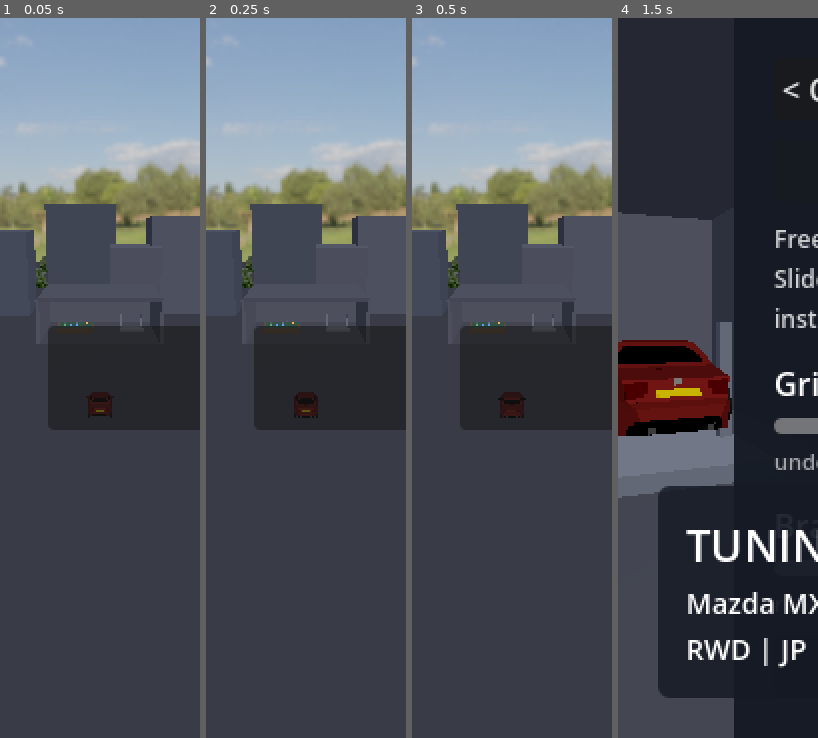
Above: before the commit, frames 1-4 (left to right).
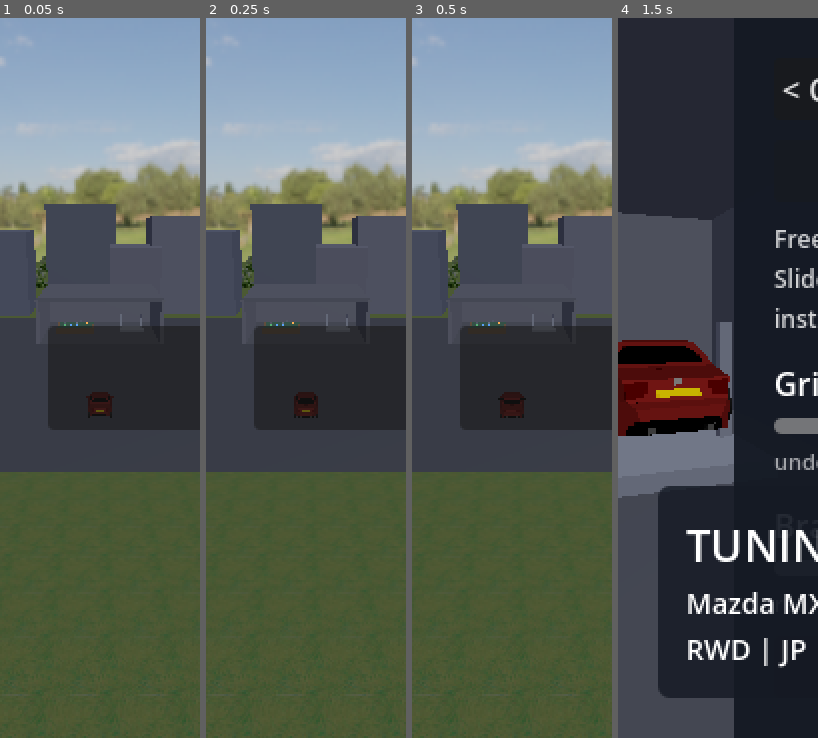
Above: after the commit, the same moments.

Repository: felixxwu/TAPPA
Game: Godot game, scene res://hq.tscn
Two runs of this game, one before a commit and one after it. Both use one fixed random seed, a clock stepped at 60 frames per second and the inputs below.
Inputs (mouse positions are in pixels of both pictures, inside the frame that each line leads up to):
- Up to frame 1 (0.05 s): no input
- Up to frame 2 (0.25 s): no input
- Up to frame 3 (0.5 s): no input
- Up to frame 4 (1.5 s): tap Enter (menu_select) at 0.5 s; move the mouse to (762, 342) at 0.52 s; hold Right (menu_right) 0.53-1.25 s; tap C (cycle_camera) at 0.6 s; click (762, 342) at 0.67 s; drag from (678, 414) to (708, 522) at 1.27 s

The runs differ from the first frame. In frame 1, 37% of the frame differs, in the area x 0-100%, y 33-100%; in frame 2, 37%; in frame 3, 37%; in frame 4, nothing differs.

Commit message:
HQ: grass-textured ground with a grey concrete apron at the lot
The HQ floor was one flat grey plane. Split it into a grass-textured field (the run
scene's textures/grass.jpg, tiled by terrain_tile_per_meter) with a grey concrete
apron laid on top around the garage + car park, so the lot reads as paved and
everything beyond it as open field. New GameConfig knobs hq_concrete_center /
hq_concrete_size place the apron. features/menus.md updated.

Co-Authored-By: Claude Opus 4.8 <noreply@anthropic.com>
Claude-Session: https://claude.ai/code/session_01DaEWcsQGKd6MFNHVy7E8eH

Diff:
--- a/rally/scripts/game_config.gd
+++ b/rally/scripts/game_config.gd
@@ -368,6 +368,10 @@
 @export var hq_carpark_origin := Vector3(0.0, 0.0, 26.0)
 ## Garage interior footprint (m): floor X/Z extent; walls + roof are built from it.
 @export var hq_garage_size := Vector2(14.0, 12.0)
+## Grey concrete apron under the garage + car park: centre (XZ) and size (X, Z). Laid
+## over the grass-textured ground so the lot reads as paved and the rest as field.
+@export var hq_concrete_center := Vector3(0.0, 0.0, 13.0)
+@export var hq_concrete_size := Vector2(48.0, 44.0)
 ## Map table: centre position, block size, and the 3D map plane laid on its top.
 @export var hq_table_pos := Vector3(-3.0, 0.0, -0.2)
 @export var hq_table_size := Vector3(4.6, 0.9, 3.4)
--- a/rally/scripts/hq.gd
+++ b/rally/scripts/hq.gd
@@ -171,14 +171,33 @@
 	sun.light_energy = 1.1
 	add_child(sun)
 
-	var ground := MeshInstance3D.new()
-	var plane := PlaneMesh.new()
-	plane.size = Vector2(240.0, 240.0)
-	ground.mesh = plane
-	var mat := StandardMaterial3D.new()
-	mat.albedo_color = Color(0.18, 0.19, 0.22)
-	ground.material_override = mat
-	add_child(ground)
+	var cfg: GameConfig = Config.data
+	# Grass field covering the whole lot, with the concrete apron (below) laid on top
+	# around the garage + car park. The grass uses the same texture as the run scene's
+	# terrain, tiled to match (terrain_tile_per_meter), sitting a hair below the apron.
+	var grass_size := 240.0
+	var grass := MeshInstance3D.new()
+	var grass_plane := PlaneMesh.new()
+	grass_plane.size = Vector2(grass_size, grass_size)
+	grass.mesh = grass_plane
+	grass.position.y = -0.02  # just under the concrete so the apron wins where they overlap
+	var grass_mat := StandardMaterial3D.new()
+	grass_mat.albedo_texture = load("res://textures/grass.jpg")
+	var tiles := grass_size * cfg.terrain_tile_per_meter
+	grass_mat.uv1_scale = Vector3(tiles, tiles, 1.0)
+	grass.material_override = grass_mat
+	add_child(grass)
+
+	# Grey concrete apron around the garage + car park (the player parks / tunes here).
+	var concrete := MeshInstance3D.new()
+	var concrete_plane := PlaneMesh.new()
+	concrete_plane.size = cfg.hq_concrete_size
+	concrete.mesh = concrete_plane
+	concrete.position = Vector3(cfg.hq_concrete_center.x, 0.0, cfg.hq_concrete_center.z)
+	var concrete_mat := StandardMaterial3D.new()
+	concrete_mat.albedo_color = Color(0.18, 0.19, 0.22)
+	concrete.material_override = concrete_mat
+	add_child(concrete)
 
 	# Collision floor under the lot so the parked cars settle onto their suspension
 	# (the visual ground plane has no collision). A thick box with its top at y = 0.
Not shown, changed: rally/features/menus.md
